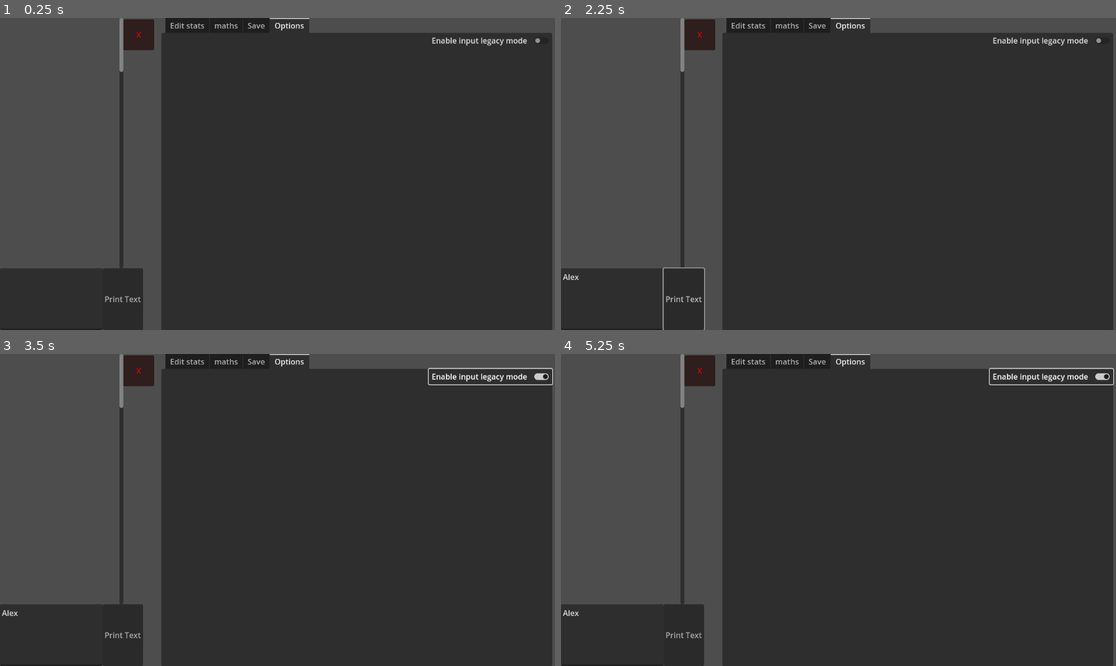
Above: before the commit, frames 1-4 (two rows, left to right).
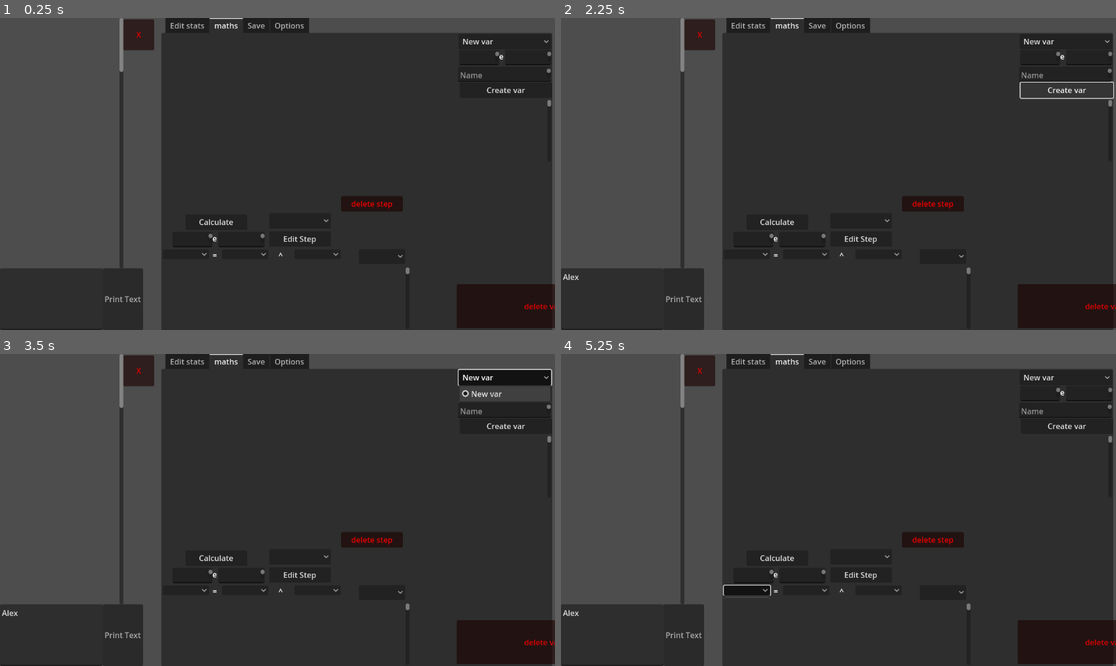
Above: after the commit, the same moments.

Repository: Random31234/huge-numbers-2.0
Game: Godot game, scene res://scenes/main.tscn
Same seed, same stepped clock (60 frames per second), same inputs: the game is played once before the commit and once after it.
Inputs (mouse positions are in pixels of both pictures, inside the frame that each line leads up to):
- Up to frame 1 (0.25 s): no input
- Up to frame 2 (2.25 s): click (610, 298) at 0.52 s; type "Alex" at 0.6 s; click "Print Text" at 1.25 s; click (1066, 89) at 2 s, where only the run after the commit has a clickable "Create var"
- Up to frame 3 (3.5 s): click (505, 378) at 2.75 s, where only the run after the commit has a clickable "New var"
- Up to frame 4 (5.25 s): click (1066, 378) at 3.5 s, where only the run after the commit has a clickable "New var"; click (1049, 375) at 4.25 s, where only the run before the commit has a clickable "Enable input legacy mode"; click (749, 591) at 5.02 s

The runs differ from the first frame. In frame 1, 3.8% of the frame differs, in the area x 31-100%, y 0-100%; in frame 2, 4.0%; in frame 3, 4.6%; in frame 4, 4.3%.

Commit message:
Ui changes

Diff:
--- a/scenes/main.tscn
+++ b/scenes/main.tscn
@@ -52,7 +52,7 @@
 offset_left = 335.0
 offset_right = 1146.0
 offset_bottom = 649.0
-current_tab = 3
+current_tab = 1
 
 [node name="Edit stats" type="Control" parent="TabContainer"]
 visible = false
@@ -262,7 +262,6 @@
 "
 
 [node name="maths" type="Control" parent="TabContainer"]
-visible = false
 layout_mode = 2
 metadata/_tab_index = 1
 
@@ -275,17 +274,6 @@
 
 [node name="VBoxContainer" type="VBoxContainer" parent="TabContainer/maths/StepsContainer"]
 custom_minimum_size = Vector2(512, 2560)
-layout_mode = 2
-
-[node name="variables" type="ScrollContainer" parent="TabContainer/maths"]
-layout_mode = 0
-offset_left = 513.0
-offset_top = 489.0
-offset_right = 705.0
-offset_bottom = 617.0
-
-[node name="VBoxContainer" type="VBoxContainer" parent="TabContainer/maths/variables"]
-custom_minimum_size = Vector2(192, 2560)
 layout_mode = 2
 
 [node name="output position" type="OptionButton" parent="TabContainer/maths"]
@@ -377,63 +365,14 @@
 offset_bottom = 371.0
 text = "delete step"
 
-[node name="Variable selector" type="OptionButton" parent="TabContainer/maths"]
-layout_mode = 0
-offset_left = 513.0
-offset_top = 352.0
-offset_right = 705.0
-offset_bottom = 384.0
-selected = 0
-item_count = 1
-popup/item_0/text = "New var"
-popup/item_0/id = 0
-
 [node name="delete var" type="Button" parent="TabContainer/maths"]
 modulate = Color(1, 0, 0, 1)
 layout_mode = 0
-offset_left = 709.0
-offset_top = 453.0
-offset_right = 811.0
-offset_bottom = 485.0
+offset_left = 613.0
+offset_top = 522.0
+offset_right = 972.0
+offset_bottom = 613.0
 text = "delete var"
-
-[node name="create or edit var button" type="Button" parent="TabContainer/maths"]
-layout_mode = 0
-offset_left = 515.0
-offset_top = 453.0
-offset_right = 707.0
-offset_bottom = 485.0
-text = "Create var"
-
-[node name="e text" type="RichTextLabel" parent="TabContainer/maths"]
-layout_mode = 0
-offset_left = 597.0
-offset_top = 387.0
-offset_right = 608.0
-offset_bottom = 407.0
-text = "e"
-scroll_active = false
-
-[node name="mantissa" type="TextEdit" parent="TabContainer/maths"]
-layout_mode = 0
-offset_left = 514.0
-offset_top = 385.0
-offset_right = 597.0
-offset_bottom = 417.0
-
-[node name="exponent" type="TextEdit" parent="TabContainer/maths"]
-layout_mode = 0
-offset_left = 609.0
-offset_top = 385.0
-offset_right = 705.0
-offset_bottom = 417.0
-
-[node name="Name" type="TextEdit" parent="TabContainer/maths"]
-layout_mode = 0
-offset_left = 515.0
-offset_top = 421.0
-offset_right = 707.0
-offset_bottom = 453.0
 
 [node name="calculation button" type="Button" parent="TabContainer/maths"]
 layout_mode = 0
@@ -466,6 +405,72 @@
 offset_right = 214.0
 offset_bottom = 445.0
 
+[node name="Variables legacy" type="Control" parent="TabContainer/maths"]
+anchors_preset = 0
+offset_right = 40.0
+offset_bottom = 40.0
+
+[node name="create or edit var button" type="Button" parent="TabContainer/maths/Variables legacy"]
+layout_mode = 0
+offset_left = 619.0
+offset_top = 103.0
+offset_right = 811.0
+offset_bottom = 135.0
+text = "Create var"
+
+[node name="e text" type="RichTextLabel" parent="TabContainer/maths/Variables legacy"]
+layout_mode = 0
+offset_left = 701.0
+offset_top = 37.0
+offset_right = 712.0
+offset_bottom = 57.0
+text = "e"
+scroll_active = false
+
+[node name="mantissa" type="TextEdit" parent="TabContainer/maths/Variables legacy"]
+layout_mode = 0
+offset_left = 618.0
+offset_top = 35.0
+offset_right = 701.0
+offset_bottom = 67.0
+
+[node name="exponent" type="TextEdit" parent="TabContainer/maths/Variables legacy"]
+layout_mode = 0
+offset_left = 713.0
+offset_top = 35.0
+offset_right = 809.0
+offset_bottom = 67.0
+
+[node name="Name" type="TextEdit" parent="TabContainer/maths/Variables legacy"]
+layout_mode = 0
+offset_left = 616.0
+offset_top = 70.0
+offset_right = 808.0
+offset_bottom = 102.0
+placeholder_text = "Name"
+
+[node name="Variable selector" type="OptionButton" parent="TabContainer/maths/Variables legacy"]
+layout_mode = 0
+offset_left = 617.0
+offset_top = 2.0
+offset_right = 809.0
+offset_bottom = 34.0
+selected = 0
+item_count = 1
+popup/item_0/text = "New var"
+popup/item_0/id = 0
+
+[node name="variables" type="ScrollContainer" parent="TabContainer/maths/Variables legacy"]
+layout_mode = 0
+offset_left = 617.0
+offset_top = 139.0
+offset_right = 809.0
+offset_bottom = 267.0
+
+[node name="VBoxContainer" type="VBoxContainer" parent="TabContainer/maths/Variables legacy/variables"]
+custom_minimum_size = Vector2(192, 2560)
+layout_mode = 2
+
 [node name="Save" type="Control" parent="TabContainer"]
 visible = false
 layout_mode = 2
@@ -609,6 +614,7 @@
 text = "Delete math"
 
 [node name="Options" type="Control" parent="TabContainer"]
+visible = false
 layout_mode = 2
 metadata/_tab_index = 3
 
@@ -631,8 +637,8 @@
 [connection signal="button_down" from="TabContainer/maths/Create_edit_step_button" to="." method="createEditStep"]
 [connection signal="button_down" from="TabContainer/maths/delete step" to="." method="deleteStep"]
 [connection signal="button_down" from="TabContainer/maths/delete var" to="." method="deleteVariable"]
-[connection signal="button_down" from="TabContainer/maths/create or edit var button" to="." method="createEditVariable"]
 [connection signal="button_down" from="TabContainer/maths/calculation button" to="." method="calculateThroughSteps"]
+[connection signal="button_down" from="TabContainer/maths/Variables legacy/create or edit var button" to="." method="createEditVariable"]
 [connection signal="button_down" from="TabContainer/Save/Save stats" to="." method="saveStats"]
 [connection signal="button_down" from="TabContainer/Save/Import sheet" to="." method="importSheet"]
 [connection signal="button_down" from="TabContainer/Save/Save calculation" to="." method="saveMath"]
